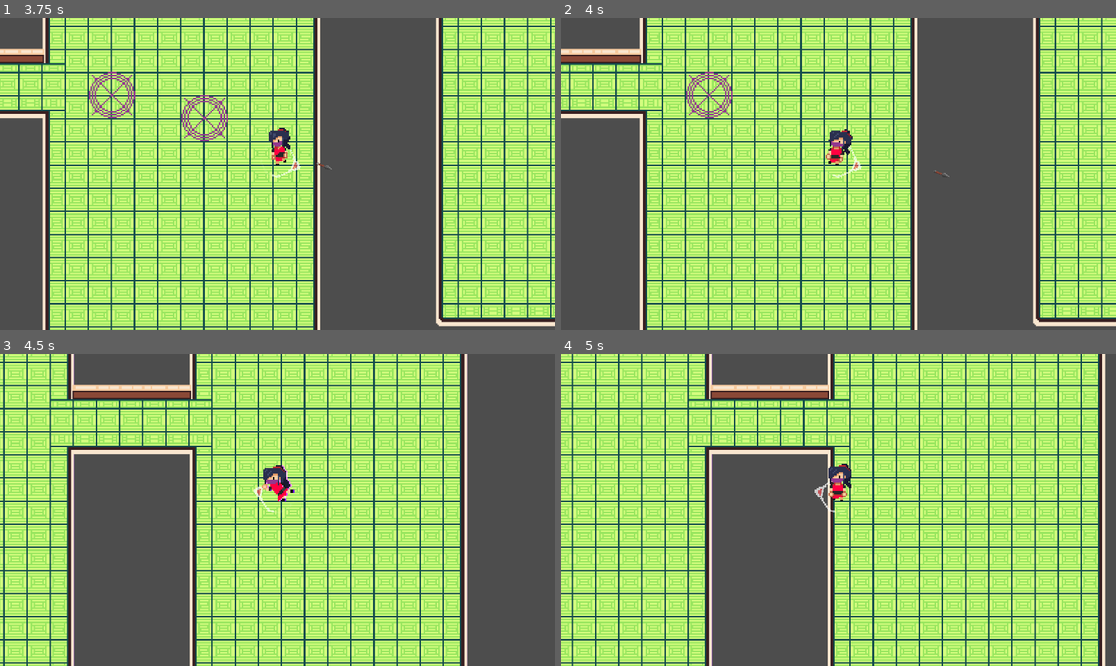
Above: before the commit, frames 1-4 (two rows, left to right).
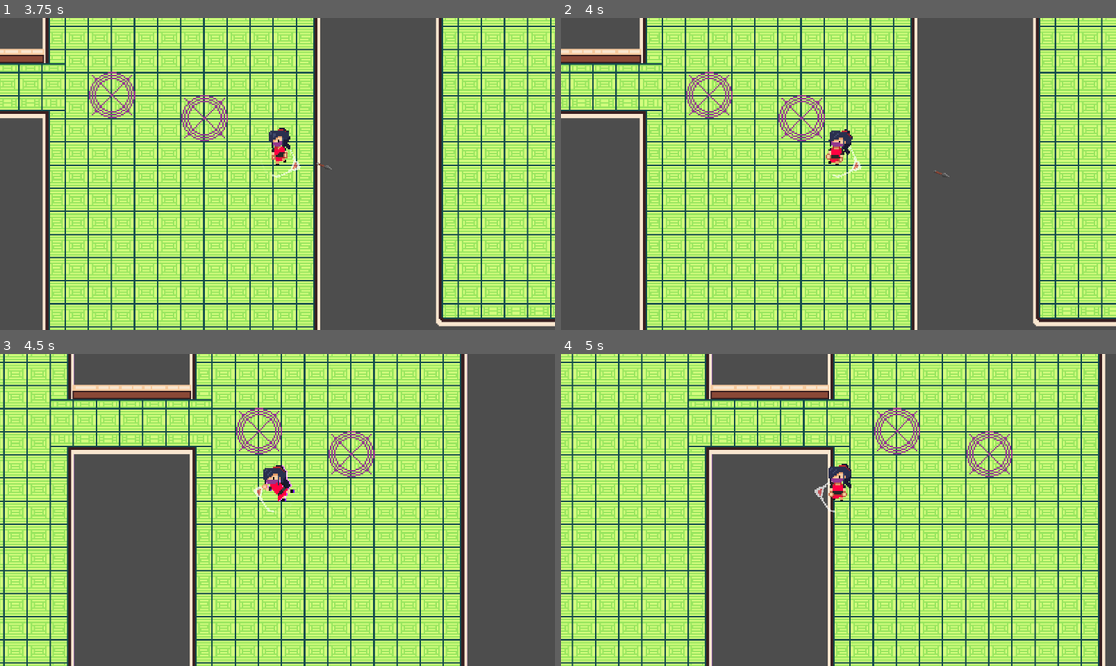
Above: after the commit, the same moments.

Repository: KumiSukka/Project-R
Game: Godot game, scene res://Scene/main.tscn
The game is run twice, just before and just after one commit, with the same random seed, the same clock (stepped at 60 frames per second) and the same inputs.
Inputs (mouse positions are in pixels of both pictures, inside the frame that each line leads up to):
- Up to frame 1 (3.75 s): tap Enter at 0.5 s; move the mouse to (399, 158) at 0.52 s; press the mouse at (399, 158) at 0.53 s; hold D (right) 0.53-1.28 s; move the mouse to (166, 189) at 1.27 s; release the mouse at (166, 189) at 1.28 s; hold S (down) 1.28-2.03 s; tap Space (dash) at 1.35, 2.85 s; move the mouse to (333, 105) at 2.02 s; press the mouse at (333, 105) at 2.03 s; hold D (right) 2.03-2.78 s; move the mouse to (249, 236) at 2.77 s; release the mouse at (249, 236) at 2.78 s; hold W (up) 2.78-3.53 s; move the mouse to (444, 220) at 3.52 s; press the mouse at (444, 220) at 3.53 s; hold A (left) from 3.53 s (still down)
- Up to frame 2 (4 s): keep holding A (left)
- Up to frame 3 (4.5 s): keep holding A (left); move the mouse to (111, 463) at 4.27 s; release the mouse at (111, 463) at 4.28 s; tap Space (dash) at 4.35 s
- Up to frame 4 (5 s): keep holding A (left)

Frame 1 is identical in both runs. In frame 2, 0.4% of the frame differs, in the area x 39-48%, y 24-40%; in frame 3, 0.8%; in frame 4, 0.8%, in the area x 56-82%, y 17-40%.

Commit message:
timer to despawn for testing

Diff:
--- a/Prefab/spawner.gd
+++ b/Prefab/spawner.gd
@@ -1,11 +1,18 @@
 extends Area2D
 
 var enemy1 := preload("res://Prefab/Character/Enemy/karakaza_kozo.tscn")
-
+@onready var timer = $SpawnerDisable
 
 func _on_timer_timeout():
 	monitoring = true
 
 
 func _on_body_entered(body):
+	monitoring = false
+	timer.start()
+
+
+
+
+func _on_spawner_disable_timeout():
 	queue_free()
--- a/Prefab/spawner.tscn
+++ b/Prefab/spawner.tscn
@@ -40,5 +40,10 @@
 
 [node name="SpawnPoint" type="Marker2D" parent="."]
 
+[node name="SpawnerDisable" type="Timer" parent="."]
+wait_time = 2.0
+one_shot = true
+
 [connection signal="body_entered" from="." to="." method="_on_body_entered"]
 [connection signal="timeout" from="Timer" to="." method="_on_timer_timeout"]
+[connection signal="timeout" from="SpawnerDisable" to="." method="_on_spawner_disable_timeout"]
